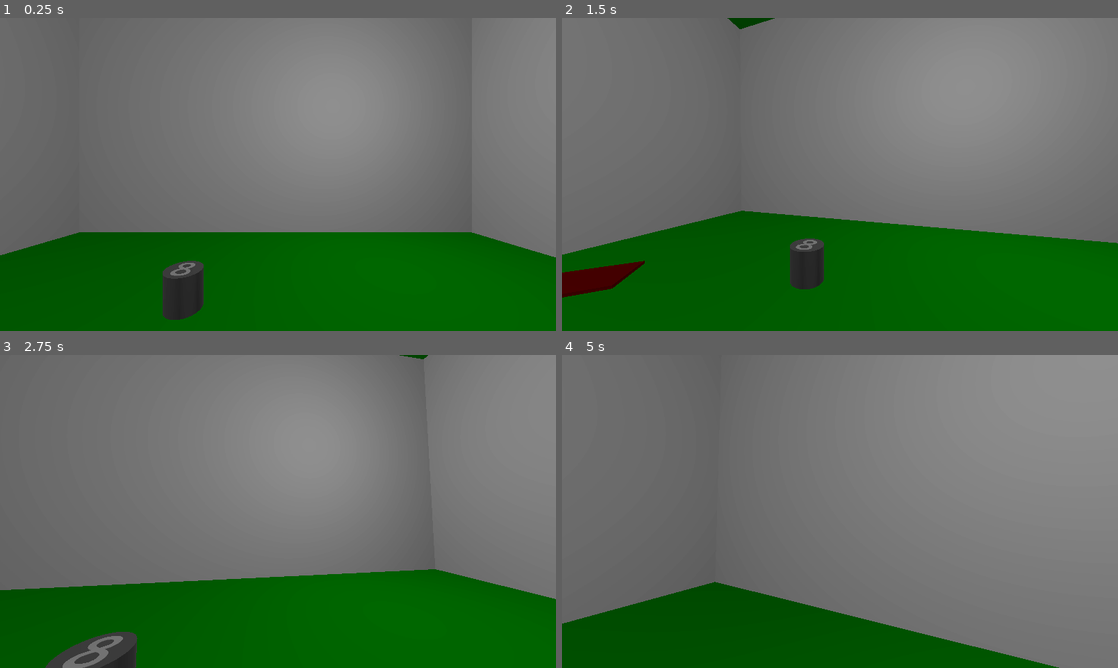
Above: before the commit, frames 1-4 (two rows, left to right).
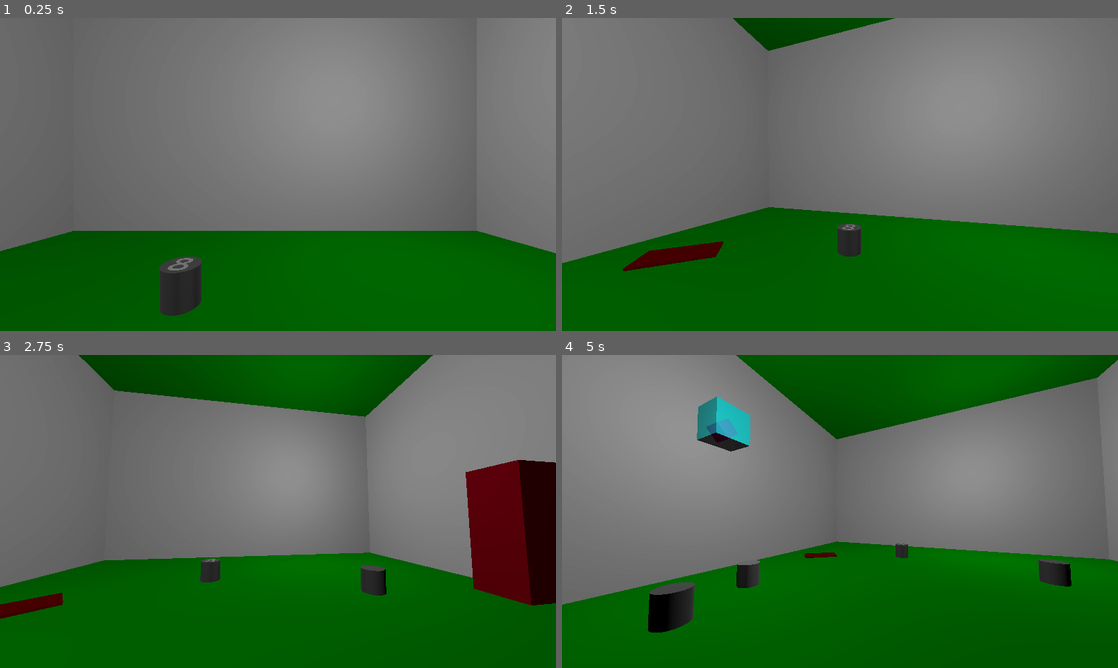
Above: after the commit, the same moments.

Repository: TheObtey/overhead-prototype
Game: Godot game, scene res://scenes/elouan_level.tscn
Same seed, same stepped clock (60 frames per second), same inputs: the game is played once before the commit and once after it. This scene is started directly instead of the project's main scene.
Inputs (mouse positions are in pixels of both pictures, inside the frame that each line leads up to):
- Up to frame 1 (0.25 s): no input
- Up to frame 2 (1.5 s): tap Enter (ui_accept) at 0.5, 0.77, 0.8, 1.07, 1.35 s; move the mouse to (867, 174) at 0.52 s; hold E (interact) 0.53-1.28 s; hold W (move_forward) from 0.53 s (still down); click (867, 174) at 0.67 s; move the mouse to (812, 174) at 1.27 s
- Up to frame 3 (2.75 s): keep holding W (move_forward); tap Enter (ui_accept) at 1.52, 1.82, 2.3 s; tap E (interact) at 1.55 s; move the mouse to (289, 505) at 2.02 s; hold E (interact) from 2.03 s (still down)
- Up to frame 4 (5 s): keep holding W (move_forward); move the mouse to (834, 517) at 2.77 s; release E (interact) at 2.78 s; tap Shift (sprint) at 2.85 s; click (834, 517) at 2.92 s; tap Enter (ui_accept) at 3.02, 3.32, 4.52, 4.82 s; tap E (interact) at 3.05, 4.35 s; move the mouse to (878, 514) at 3.52 s; hold Enter (ui_accept) 3.53-4.28 s; click (878, 514) at 3.6 s; move the mouse to (795, 508) at 4.27 s

The runs differ from the first frame. In frame 1, 1.1% of the frame differs, in the area x 0-100%, y 68-97%; in frame 2, 6.7%; in frame 3, 24%; in frame 4, 50%, in the area x 0-100%, y 0-100%.

Commit message:
[ADD] Gravity field

Diff:
--- /dev/null
+++ b/fields/GravityField.tscn
@@ -0,0 +1,11 @@
+[gd_scene format=3 uid="uid://bxp2flp0xdgmo"]
+
+[ext_resource type="Script" uid="uid://c8hs1hy1wmown" path="res://scripts/GravityField/gravity_field.gd" id="1_4maqf"]
+
+[sub_resource type="BoxShape3D" id="BoxShape3D_4maqf"]
+
+[node name="GravityField" type="Area3D" unique_id=481600865]
+script = ExtResource("1_4maqf")
+
+[node name="CollisionShape3D" type="CollisionShape3D" parent="." unique_id=1147256611]
+shape = SubResource("BoxShape3D_4maqf")
--- a/interactions_components/interacting_component.gd
+++ b/interactions_components/interacting_component.gd
@@ -1,38 +1,70 @@
 extends Node3D
 
 @onready var interact_label: Label = $InteractLabel
-var current_interactions := []
+var current_interactions: Array[Area3D] = []
 var can_interact := true
 
 func _input(event: InputEvent) -> void:
-	if event.is_action_pressed("interact") and  can_interact:
-		if current_interactions:
-			can_interact = false
-			interact_label.hide()
+	if event.is_action_pressed("interact") and can_interact:
+		if current_interactions.is_empty():
+			return
 
-			await  current_interactions[0].interact.call()
+		current_interactions.sort_custom(_sort_by_nearest)
 
-			can_interact = true
+		var target: Area3D = current_interactions[0]
+
+		if not target.has_method("interact"):
+			return
+
+		can_interact = false
+		interact_label.hide()
+
+		await target.interact.call()
+
+		can_interact = true
 
 
-func _process(_delta:float) -> void:
-	if current_interactions and can_interact:
-		current_interactions.sort_custom(_sort_by_nearest)
-		if current_interactions[0].is_interactable:
-			interact_label.text = current_interactions[0].interact_name
-			interact_label.show()
-	else:
+func _process(_delta: float) -> void:
+	if current_interactions.is_empty() or not can_interact:
 		interact_label.hide()
+		return
+
+	current_interactions.sort_custom(_sort_by_nearest)
+
+	var target: Area3D = current_interactions[0]
+
+	if not target.has_meta("interactable_checked"):
+		pass
+
+	if target.get("is_interactable") == null:
+		interact_label.hide()
+		return
+
+	if not target.is_interactable:
+		interact_label.hide()
+		return
+
+	var interact_name_value = target.get("interact_name")
+	if interact_name_value == null:
+		interact_label.hide()
+		return
+
+	interact_label.text = str(interact_name_value)
+	interact_label.show()
 
 
-func _sort_by_nearest(area1, area2):
-	var area1_dist = global_position.distance_to(area1.global_position)
-	var area2_dist = global_position.distance_to(area2.global_position)
+func _sort_by_nearest(area1: Area3D, area2: Area3D) -> bool:
+	var area1_dist: float = global_position.distance_to(area1.global_position)
+	var area2_dist: float = global_position.distance_to(area2.global_position)
 	return area1_dist < area2_dist
 
 
 func _on_interact_range_area_entered(area: Area3D) -> void:
+	if area.get("is_interactable") == null:
+		return
+
 	current_interactions.push_back(area)
+
 
 func _on_interact_range_area_exited(area: Area3D) -> void:
 	current_interactions.erase(area)
--- a/project.godot
+++ b/project.godot
@@ -11,7 +11,7 @@
 [application]
 
 config/name="overhead-prototype"
-run/main_scene="uid://bblbru1tnnowq"
+run/main_scene="uid://8v5d3ttxbyic"
 config/features=PackedStringArray("4.6", "Forward Plus")
 config/icon="res://icon.svg"
 
--- a/scenes/elouan_level.tscn
+++ b/scenes/elouan_level.tscn
@@ -2,6 +2,7 @@
 
 [ext_resource type="PackedScene" uid="uid://bldyqgwggrwhb" path="res://scripts/Player/character_body_3d_2.tscn" id="1_0p4q2"]
 [ext_resource type="PackedScene" uid="uid://dpx3siu7oittm" path="res://scenes/FrameCode3D.tscn" id="1_6qvqw"]
+[ext_resource type="PackedScene" uid="uid://bxp2flp0xdgmo" path="res://fields/GravityField.tscn" id="2_tvkhb"]
 
 [sub_resource type="ProceduralSkyMaterial" id="ProceduralSkyMaterial_370ao"]
 sky_top_color = Color(0, 0.0020112668, 0.011213176, 1)
@@ -341,5 +342,9 @@
 transform = Transform3D(1.324619, 0, 0, 0, 5.2416997, 0, 0, 0, 1, 6.8626733, 27.41077, -8.543185)
 mesh = SubResource("SphereMesh_0p4q2")
 
+[node name="GravityField" parent="Level1" unique_id=481600865 instance=ExtResource("2_tvkhb")]
+transform = Transform3D(8.439308, 0, 0, 0, 16.345844, 0, 0, 0, 12.307036, 20.109423, 8.429934, -19.222988)
+field_gravity_direction = Vector3(0, 1, 0)
+
 [node name="CharacterBody3D2" parent="." unique_id=343458654 instance=ExtResource("1_0p4q2")]
 transform = Transform3D(4, 0, 0, 0, 4, 0, 0, 0, 4, 0, 5.105285, 0)
--- /dev/null
+++ b/scripts/GravityField/gravity_field.gd
@@ -0,0 +1,16 @@
+extends Area3D
+
+@export var field_gravity_direction: Vector3 = Vector3.DOWN
+@export var field_gravity_strength: float = 30.0
+
+func _ready() -> void:
+	body_entered.connect(_on_body_entered)
+	body_exited.connect(_on_body_exited)
+
+func _on_body_entered(body: Node) -> void:
+	if body.has_method("set_gravity_field"):
+		body.set_gravity_field(field_gravity_direction.normalized(), field_gravity_strength)
+
+func _on_body_exited(body: Node) -> void:
+	if body.has_method("clear_gravity_field"):
+		body.clear_gravity_field(self)
--- a/scripts/Player/MainCharacter.gd
+++ b/scripts/Player/MainCharacter.gd
@@ -5,8 +5,13 @@
 const RUN_SPEED = 7.5
 const JUMP_VELOCITY = 4.5
 const MOUSE_SENSITIVITY = 0.005
+const DEFAULT_GRAVITY_STRENGTH: float = 20.0
 
-var speed
+#Gravity shit
+var gravity_direction: Vector3 = Vector3.DOWN
+var gravity_strength: float = 20.0
+var current_gravity_field: Area3D = null
+var speed := WALK_SPEED
 
 #Sine wave Const
 const FREQUENCY = 2.0
@@ -35,6 +40,8 @@
 
 func _ready():
 	Input.set_mouse_mode(Input.MOUSE_MODE_CAPTURED)
+	up_direction = -gravity_direction
+	floor_stop_on_slope = true
 
 func _unhandled_input(event: InputEvent):
 	if event is InputEventMouseMotion:
@@ -45,39 +52,51 @@
 func _physics_process(delta: float) -> void:
 	handle_holding_object()
 
-	# Add the gravity.
-	if not is_on_floor():
-		velocity += get_gravity() * delta
+	up_direction = -gravity_direction
 
-	# Handle jump.
-	if Input.is_action_just_pressed("ui_accept") and is_on_floor():
-		velocity.y = JUMP_VELOCITY
+	var gravity_velocity := gravity_direction * velocity.dot(gravity_direction)
+	var planar_velocity := velocity - gravity_velocity
 
 	if Input.is_action_pressed("sprint"):
 		speed = RUN_SPEED
 	else:
 		speed = WALK_SPEED
 
-	# Get the input direction and handle the movement/deceleration.
-	# As good practice, you should replace UI actions with custom gameplay actions.
 	var input_dir = Input.get_vector("move_left", "move_right", "move_forward", "move_backward")
-	var direction = (head.transform.basis * Vector3(input_dir.x, 0, input_dir.y)).normalized()
+
+	var forward: Vector3 = -head.global_transform.basis.z
+	var right: Vector3 = head.global_transform.basis.x
+
+	forward = forward.slide(gravity_direction).normalized()
+	right = right.slide(gravity_direction).normalized()
+
+	var direction: Vector3 = (right * input_dir.x + forward * input_dir.y).normalized()
+
 	if is_on_floor():
-		if direction:
-			velocity.x = direction.x * speed
-			velocity.z = direction.z * speed
+		if direction != Vector3.ZERO:
+			planar_velocity = direction * speed
 		else:
-			velocity.x = 0.0
-			velocity.z = 0.0
+			planar_velocity = Vector3.ZERO
 	else:
-		velocity.x = lerp(velocity.x, direction.x, delta * 7.0)
-		velocity.z = lerp(velocity.z, direction.z, delta * 7.0)
+		if direction != Vector3.ZERO:
+			planar_velocity = planar_velocity.lerp(direction * speed, delta * 7.0)
 
-	t_sineWave += delta * velocity.length() * float(is_on_floor())
+	# Add the gravity.
+	if not is_on_floor():
+		gravity_velocity += gravity_direction * gravity_strength * delta
+	else:
+		if Input.is_action_just_pressed("ui_accept"):
+			gravity_velocity = -gravity_direction * JUMP_VELOCITY
+		else:
+			gravity_velocity = gravity_direction * 0.1
+
+	velocity = planar_velocity + gravity_velocity
+
+	t_sineWave += delta * planar_velocity.length() * float(is_on_floor())
 	camera.transform.origin = _sineWave(t_sineWave)
 
 	#FOV
-	var velocity_clamped = clamp(velocity.length(), 0.5, RUN_SPEED * 1.5)
+	var velocity_clamped = clamp(planar_velocity.length(), 0.5, RUN_SPEED * 1.5)
 	var target_fov = BASE_FOV + FOV_CHANGE * velocity_clamped
 	camera.fov = lerp(camera.fov, target_fov, delta * 8.0)
 
@@ -120,3 +139,11 @@
 
 		if dropBellowPlayer && groundRay.is_colliding():
 			if groundRay.get_collider() == heldObject: drop_held_object()
+
+func set_gravity_field(new_direction: Vector3, new_strength: float) -> void:
+	gravity_direction = new_direction.normalized()
+	gravity_strength = new_strength
+
+func clear_gravity_field(field: Area3D) -> void:
+	gravity_direction = Vector3.DOWN
+	gravity_strength = DEFAULT_GRAVITY_STRENGTH
Not shown, added: scripts/GravityField/gravity_field.gd.uid
